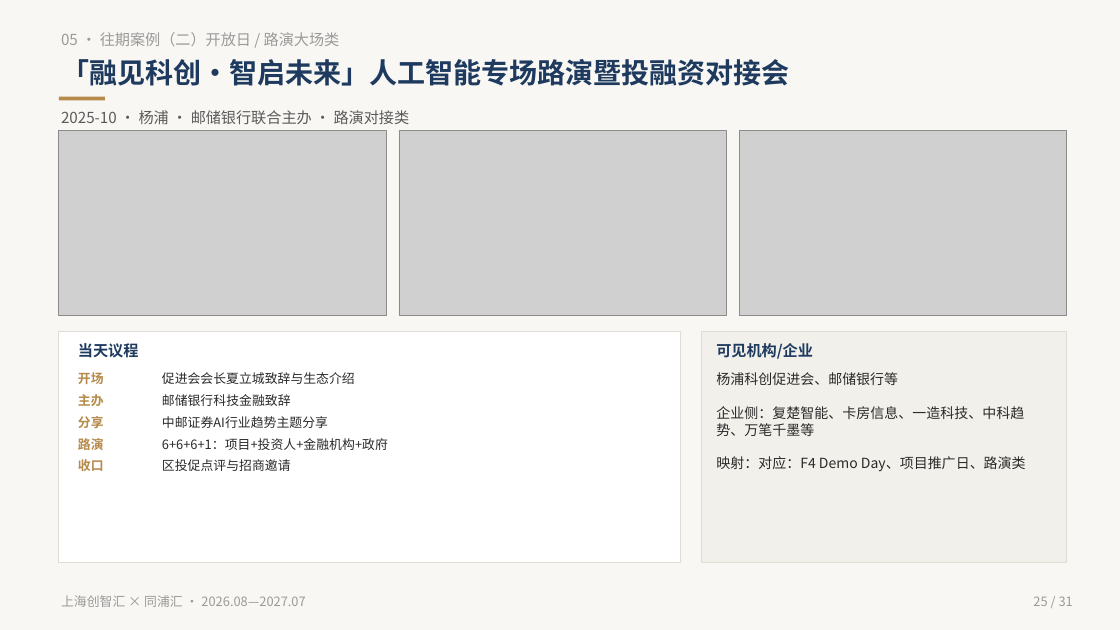
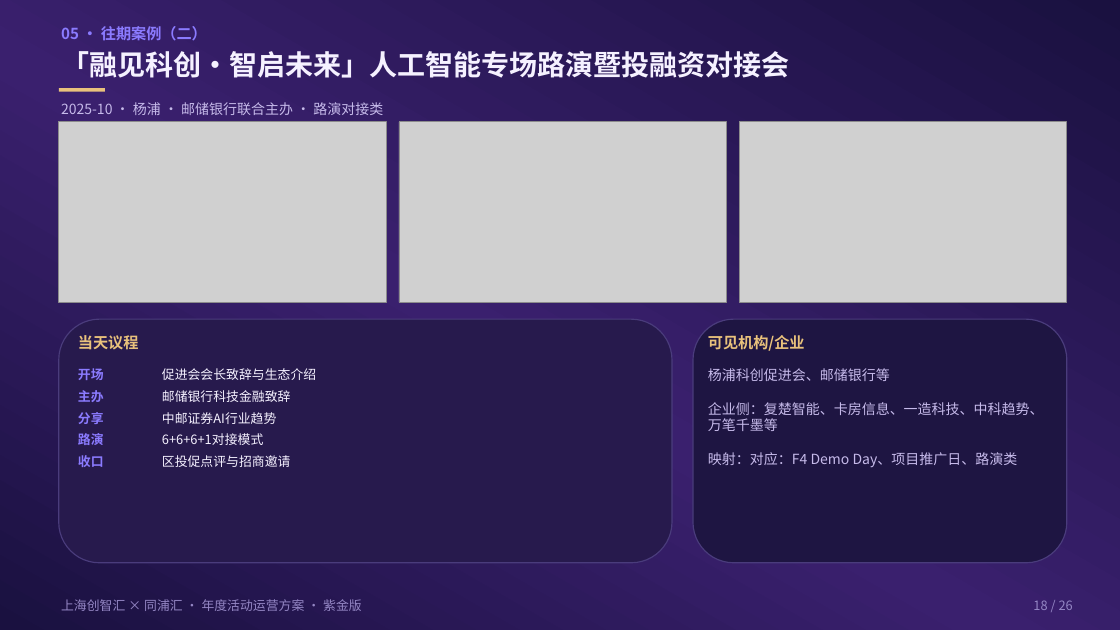
Before and after one commit to hujigang2010-maker/AIDEN, a slide deck: slide 18 of proposal/chuangzhihui-annual-ops-plan-dual-merge.pptx (slide 25 before the commit). Drawn at 1120x630 pixels with LibreOffice and Linux fonts; fonts in the diff are those of the drawing; grey boxes stand for pictures. Boxes give left, top, right and bottom in pixels: in the first picture for what was removed or moved away, otherwise in the second. Text is boxed around its words. In the diff, an @@ line names an element or a change of style, - is before the commit and + after.

```diff
--- a/proposal/chuangzhihui-annual-ops-plan-dual-merge.pptx
+++ b/proposal/chuangzhihui-annual-ops-plan-dual-merge.pptx
@@ rectangle at (x1=0, y1=0, x2=1120, y2=630): fill #F8F7F3 to gradient #1A1140 to #3A206E @@
@@ text at (x1=61, y1=26, x2=207, y2=41): text changed; text colour #9A9A9A to #8B7BFF; bold on @@
-05 · 往期案例（二）开放日 / 路演大场类
+05 · 往期案例（二）
@@ text "「融见科创·智启未来」人工智能专场路演暨投融资对接会" at (x1=61, y1=51, x2=789, y2=78): text colour #1E3A5F to #F5F1FF @@
@@ 3 texts, 1 rectangle moved together from (x1=59, y1=59, x2=789, y2=358) to (x1=59, y1=51, x2=789, y2=350) @@
@@ rectangle at (x1=59, y1=88, x2=105, y2=92): fill #B58A4A to #E9C27C @@
@@ text "2025-10 · 杨浦 · 邮储银行联合主办 ..." at (x1=61, y1=102, x2=383, y2=115): size 13 to 12 pt, text colour #5A5A5A to #C6BAEA @@
@@ picture resized from (x1=59, y1=130, x2=386, y2=315) to (x1=59, y1=122, x2=386, y2=302) @@
@@ picture resized from (x1=399, y1=130, x2=727, y2=315) to (x1=399, y1=122, x2=727, y2=302) @@
@@ picture resized from (x1=739, y1=130, x2=1067, y2=315) to (x1=739, y1=122, x2=1067, y2=302) @@
@@ rounded rectangle added at (x1=59, y1=319, x2=672, y2=563), fill #271A4D, outline #4A3C7C 1 pt @@
@@ rounded rectangle added at (x1=693, y1=319, x2=1067, y2=563), fill #1E1542, outline #4A3C7C 1 pt @@
@@ rectangle removed at (x1=59, y1=332, x2=681, y2=563) @@
@@ text "当天议程" at (x1=78, y1=335, x2=139, y2=350): text colour #1E3A5F to #E9C27C @@
@@ rectangle removed at (x1=702, y1=332, x2=1067, y2=563) @@
@@ text "可见机构/企业" at (x1=708, y1=335, x2=805, y2=351): text colour #1E3A5F to #E9C27C @@
@@ text "可见机构/企业" moved from (x1=716, y1=343, x2=813, y2=359) to (x1=708, y1=335, x2=805, y2=351) @@
@@ text "邮储银行科技金融致辞" at (x1=162, y1=390, x2=291, y2=402): text colour #2A2A2A to #F5F1FF @@
@@ text at (x1=162, y1=368, x2=316, y2=380): text changed; text colour #2A2A2A to #F5F1FF @@
-促进会会长夏立城致辞与生态介绍
+促进会会长致辞与生态介绍
@@ text "杨浦科创促进会、邮储银行等 企业侧：复楚智能、卡房信息、一造科技、中科趋势、万笔千墨等 映射：对应：F4 Demo Da ..." moved from (x1=716, y1=372, x2=1026, y2=472) to (x1=708, y1=368, x2=1044, y2=467) @@
@@ text "杨浦科创促进会、邮储银行等 企业侧：复楚智能、卡房信息、一造科技、中科趋势、万笔千墨等 映射：对应：F4 Demo Da ..." at (x1=708, y1=368, x2=1044, y2=467): text colour #2A2A2A to #C6BAEA @@
@@ text at (x1=162, y1=412, x2=277, y2=424): text changed; text colour #2A2A2A to #F5F1FF @@
-中邮证券AI行业趋势主题分享
+中邮证券AI行业趋势
@@ text at (x1=162, y1=433, x2=263, y2=445): text changed; text colour #2A2A2A to #F5F1FF @@
-6+6+6+1：项目+投资人+金融机构+政府
+6+6+6+1对接模式
@@ text colour #B58A4A to #8B7BFF in 5 elements at (x1=78, y1=368, x2=104, y2=380), (x1=78, y1=390, x2=104, y2=402), (x1=78, y1=412, x2=104, y2=424), (x1=78, y1=433, x2=104, y2=445), (x1=78, y1=455, x2=104, y2=467) @@
@@ text "区投促点评与招商邀请" at (x1=162, y1=455, x2=291, y2=467): text colour #2A2A2A to #F5F1FF @@
@@ text at (x1=61, y1=599, x2=362, y2=611): text changed; text colour #9A9A9A to #9486C4 @@
-上海创智汇 × 同浦汇 · 2026.08—2027.07
+上海创智汇 × 同浦汇 · 年度活动运营方案 · 紫金版
@@ text removed at (x1=1033, y1=596, x2=1073, y2=606) @@
-25 / 31
@@ text added at (x1=1033, y1=600, x2=1073, y2=610), 11 pt, text #9486C4 @@
+18 / 26
```
Also in this commit, not shown: 18 other slides changed, 7 slides added, 12 slides removed, 12 other files.
